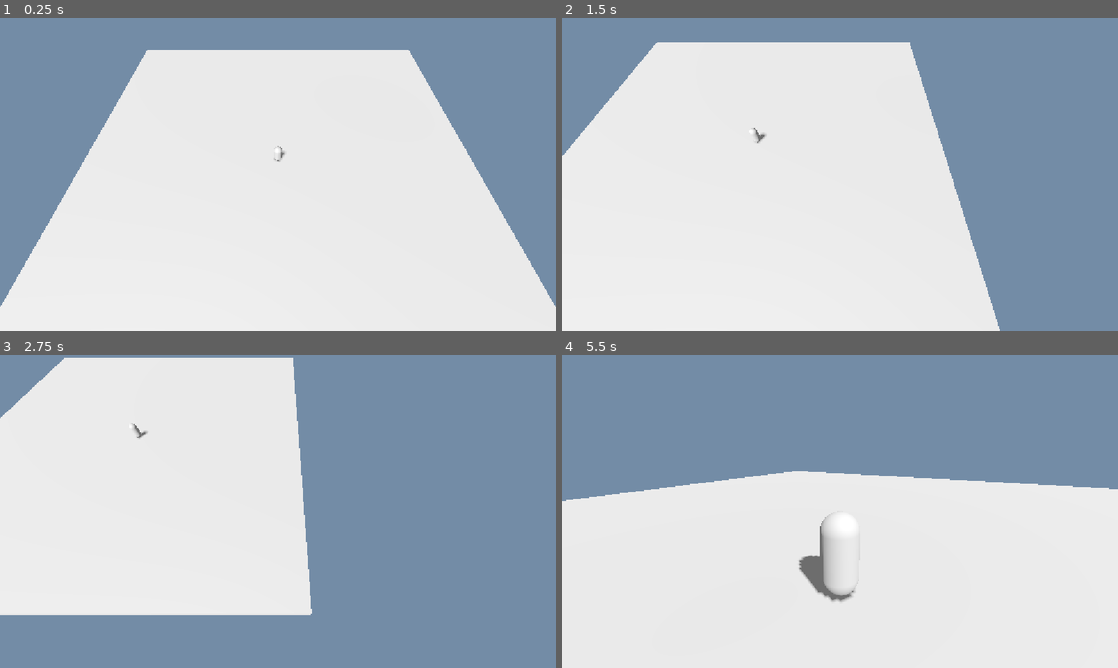
Above: before the commit, frames 1-4 (two rows, left to right).
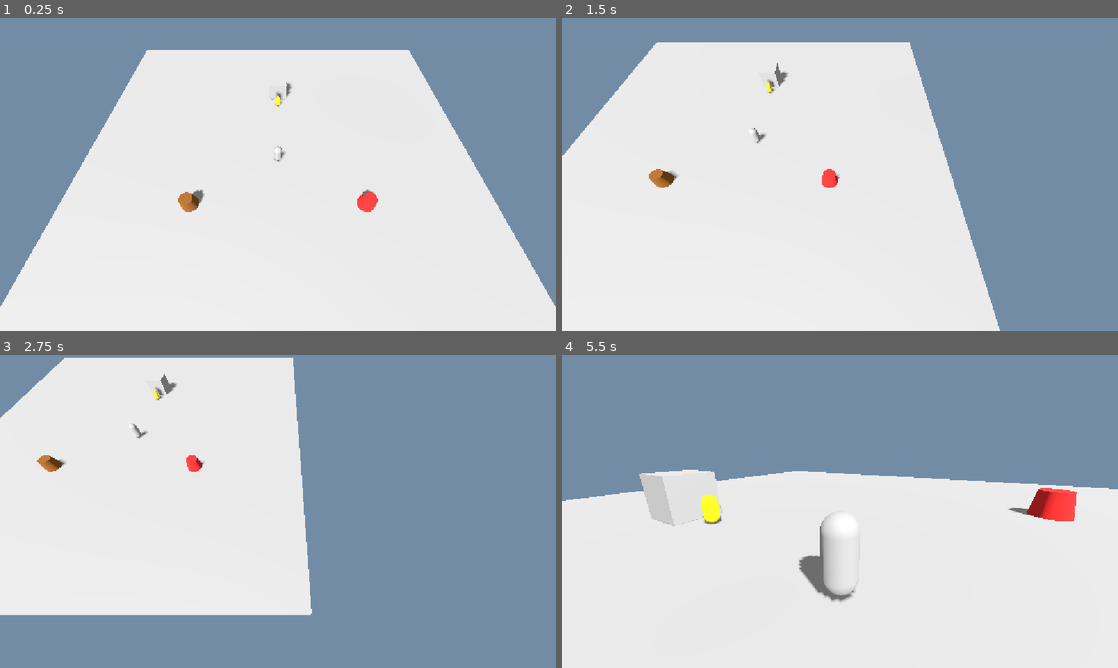
Above: after the commit, the same moments.

Repository: iMops019/commander-vs-monsters
Game: Godot game, scene res://scenes/main.tscn
The game is run twice, just before and just after one commit, with the same random seed, the same clock (stepped at 60 frames per second) and the same inputs.
Inputs (mouse positions are in pixels of both pictures, inside the frame that each line leads up to):
- Up to frame 1 (0.25 s): no input
- Up to frame 2 (1.5 s): tap Enter at 0.5 s; move the mouse to (962, 158) at 0.52 s; press the mouse at (962, 158) at 0.53 s; hold D (move_right) 0.53-1.28 s; tap Space (jump) at 0.77 s; right-click (962, 158) at 0.8 s; move the mouse to (728, 190) at 1.27 s; release the mouse at (728, 190) at 1.28 s; hold S (move_back) from 1.28 s (still down); right-click (728, 190) at 1.35 s
- Up to frame 3 (2.75 s): tap Space (jump) at 1.52 s; click (166, 527) at 1.55 s; move the mouse to (333, 442) at 2.02 s; release S (move_back) at 2.03 s; press the mouse at (333, 442) at 2.03 s; hold D (move_right) from 2.03 s (still down); right-click (333, 442) at 2.3 s
- Up to frame 4 (5.5 s): move the mouse to (812, 574) at 2.77 s; release D (move_right) at 2.78 s; release the mouse at (812, 574) at 2.78 s; hold W (move_forward) 2.78-3.53 s; right-click (812, 574) at 2.85 s; tap Space (jump) at 3.02, 3.77, 4.52 s; click (812, 574) at 3.05 s; move the mouse to (1006, 558) at 3.52 s; hold V (toggle_camera) 3.53-4.28 s; hold A (move_left) 3.53-5.03 s; click (1006, 558) at 3.67 s; right-click (1006, 558) at 3.8 s; move the mouse to (673, 464) at 4.27 s; tap Tab (toggle_view) at 4.35 s; click (673, 464) at 4.55 s; move the mouse to (845, 511) at 5.02 s; press the mouse at (845, 511) at 5.03 s; hold W (move_forward) from 5.03 s (still down); right-click (845, 511) at 5.3 s

The runs differ from the first frame. In frame 1, 0.5% of the frame differs, in the area x 32-68%, y 20-62%; in frame 2, 0.5%; in frame 3, 0.4%; in frame 4, 2.1%, in the area x 13-93%, y 36-55%.

Commit message:
Phase 2: worker AI, resource nodes, and RTS select/command
Adds gatherable wood/red-stone resource nodes and a worker unit with a
gather -> return -> deposit state machine. The Commander camera now
raycasts on click to select a worker and right-click to issue a
gather-at-node or plain move order. Deposits feed GameState's resource
counters via EventBus.

Co-Authored-By: Claude Sonnet 5 <noreply@anthropic.com>

Diff:
--- a/project.godot
+++ b/project.godot
@@ -11,9 +11,9 @@
 [application]
 
 config/name="Commander Vs Monsters"
+run/main_scene="res://scenes/main.tscn"
 config/features=PackedStringArray("4.7", "GL Compatibility")
 config/icon="res://icon.svg"
-run/main_scene="res://scenes/main.tscn"
 
 [autoload]
 
@@ -64,12 +64,12 @@
 }
 primary_action={
 "deadzone": 0.5,
-"events": [Object(InputEventMouseButton,"resource_local_to_s …(102 unchanged characters)… rl_pressed":false,"meta_pressed":false,"pressed":false,"double_click":false,"factor":1.0,"button_index":1,"canceled":false,"button_mask":0,"position":Vector2(0, 0),"global_position":Vector2(0, 0),"velocity":Vector2(0, 0),"script":null)
+"events": [Object(InputEventMouseButton,"resource_local_to_s …(102 unchanged characters)… rl_pressed":false,"meta_pressed":false,"button_mask":0,"position":Vector2(0, 0),"global_position":Vector2(0, 0),"factor":1.0,"button_index":1,"canceled":false,"pressed":false,"double_click":false,"script":null)
 ]
 }
 secondary_action={
 "deadzone": 0.5,
-"events": [Object(InputEventMouseButton,"resource_local_to_s …(102 unchanged characters)… rl_pressed":false,"meta_pressed":false,"pressed":false,"double_click":false,"factor":1.0,"button_index":2,"canceled":false,"button_mask":0,"position":Vector2(0, 0),"global_position":Vector2(0, 0),"velocity":Vector2(0, 0),"script":null)
+"events": [Object(InputEventMouseButton,"resource_local_to_s …(102 unchanged characters)… rl_pressed":false,"meta_pressed":false,"button_mask":0,"position":Vector2(0, 0),"global_position":Vector2(0, 0),"factor":1.0,"button_index":2,"canceled":false,"pressed":false,"double_click":false,"script":null)
 ]
 }
 
--- a/scenes/main.tscn
+++ b/scenes/main.tscn
@@ -1,8 +1,11 @@
-[gd_scene load_steps=9 format=3]
+[gd_scene load_steps=13 format=3]
 
 [ext_resource type="Script" path="res://scripts/hero.gd" id="1_hero"]
 [ext_resource type="Script" path="res://scripts/commander_camera.gd" id="2_cam"]
 [ext_resource type="Script" path="res://scripts/main.gd" id="3_main"]
+[ext_resource type="Script" path="res://scripts/stockpile.gd" id="4_stockpile"]
+[ext_resource type="PackedScene" path="res://scenes/worker.tscn" id="5_worker"]
+[ext_resource type="PackedScene" path="res://scenes/resource_node.tscn" id="6_resnode"]
 
 [sub_resource type="Environment" id="Environment_1"]
 background_mode = 1
@@ -24,6 +27,9 @@
 [sub_resource type="CapsuleShape3D" id="CapsuleShape3D_hero"]
 radius = 0.4
 height = 1.8
+
+[sub_resource type="BoxMesh" id="BoxMesh_stockpile"]
+size = Vector3(2, 2, 2)
 
 [node name="Main" type="Node3D"]
 script = ExtResource("3_main")
@@ -68,3 +74,21 @@
 rotation_degrees = Vector3(-60, 0, 0)
 current = true
 script = ExtResource("2_cam")
+
+[node name="Stockpile" type="Node3D" parent="."]
+position = Vector3(0, 0.5, -10)
+script = ExtResource("4_stockpile")
+
+[node name="MeshInstance3D" type="MeshInstance3D" parent="Stockpile"]
+position = Vector3(0, 1, 0)
+mesh = SubResource("BoxMesh_stockpile")
+
+[node name="Worker" parent="." instance=ExtResource("5_worker")]
+position = Vector3(0, 0.5, -8)
+
+[node name="WoodNode" parent="." instance=ExtResource("6_resnode")]
+position = Vector3(-8, 0.5, 5)
+
+[node name="RedStoneNode" parent="." instance=ExtResource("6_resnode")]
+position = Vector3(8, 0.5, 5)
+resource_type = "red_stone"
--- /dev/null
+++ b/scenes/resource_node.tscn
@@ -0,0 +1,23 @@
+[gd_scene load_steps=4 format=3]
+
+[ext_resource type="Script" path="res://scripts/resource_node.gd" id="1_script"]
+
+[sub_resource type="CylinderMesh" id="CylinderMesh_1"]
+top_radius = 0.6
+bottom_radius = 0.8
+height = 1.2
+
+[sub_resource type="CylinderShape3D" id="CylinderShape3D_1"]
+radius = 0.8
+height = 1.2
+
+[node name="ResourceNode" type="StaticBody3D"]
+script = ExtResource("1_script")
+
+[node name="MeshInstance3D" type="MeshInstance3D" parent="."]
+position = Vector3(0, 0.6, 0)
+mesh = SubResource("CylinderMesh_1")
+
+[node name="CollisionShape3D" type="CollisionShape3D" parent="."]
+position = Vector3(0, 0.6, 0)
+shape = SubResource("CylinderShape3D_1")
--- /dev/null
+++ b/scenes/worker.tscn
@@ -0,0 +1,32 @@
+[gd_scene load_steps=5 format=3]
+
+[ext_resource type="Script" path="res://scripts/worker.gd" id="1_script"]
+
+[sub_resource type="CapsuleMesh" id="CapsuleMesh_worker"]
+radius = 0.3
+height = 1.2
+
+[sub_resource type="CapsuleShape3D" id="CapsuleShape3D_worker"]
+radius = 0.3
+height = 1.2
+
+[sub_resource type="CylinderMesh" id="CylinderMesh_ring"]
+top_radius = 0.5
+bottom_radius = 0.5
+height = 0.02
+
+[node name="Worker" type="CharacterBody3D"]
+script = ExtResource("1_script")
+
+[node name="MeshInstance3D" type="MeshInstance3D" parent="."]
+position = Vector3(0, 0.6, 0)
+mesh = SubResource("CapsuleMesh_worker")
+
+[node name="CollisionShape3D" type="CollisionShape3D" parent="."]
+position = Vector3(0, 0.6, 0)
+shape = SubResource("CapsuleShape3D_worker")
+
+[node name="SelectionRing" type="MeshInstance3D" parent="."]
+position = Vector3(0, 0.02, 0)
+mesh = SubResource("CylinderMesh_ring")
+visible = false
--- a/scripts/commander_camera.gd
+++ b/scripts/commander_camera.gd
@@ -6,6 +6,7 @@
 const MAX_HEIGHT := 30.0
 
 var active := false
+var selected_worker: Node = null
 
 
 func _ready() -> void:
@@ -37,8 +38,49 @@
 func _unhandled_input(event: InputEvent) -> void:
 	if not active:
 		return
-	if event is InputEventMouseButton and event.pressed:
-		if event.button_index == MOUSE_BUTTON_WHEEL_UP:
+	if event.is_action_pressed("primary_action"):
+		_select_at(get_viewport().get_mouse_position())
+	elif event.is_action_pressed("secondary_action"):
+		_command_at(get_viewport().get_mouse_position())
+	elif event is InputEventMouseButton and event.pressed:
+		var mb := event as InputEventMouseButton
+		if mb.button_index == MOUSE_BUTTON_WHEEL_UP:
 			position.y = clampf(position.y - ZOOM_STEP, MIN_HEIGHT, MAX_HEIGHT)
-		elif event.button_index == MOUSE_BUTTON_WHEEL_DOWN:
+		elif mb.button_index == MOUSE_BUTTON_WHEEL_DOWN:
 			position.y = clampf(position.y + ZOOM_STEP, MIN_HEIGHT, MAX_HEIGHT)
+
+
+func _raycast(screen_pos: Vector2) -> Dictionary:
+	var from := project_ray_origin(screen_pos)
+	var to := from + project_ray_normal(screen_pos) * 1000.0
+	var query := PhysicsRayQueryParameters3D.create(from, to)
+	return get_world_3d().direct_space_state.intersect_ray(query)
+
+
+func _select_at(screen_pos: Vector2) -> void:
+	var result := _raycast(screen_pos)
+	var hit: Object = result.get("collider")
+	_set_selected(hit if hit != null and hit.is_in_group("workers") else null)
+
+
+func _command_at(screen_pos: Vector2) -> void:
+	if not is_instance_valid(selected_worker):
+		return
+	var result := _raycast(screen_pos)
+	if result.is_empty():
+		return
+	var collider: Object = result["collider"]
+	if collider.is_in_group("resource_nodes"):
+		selected_worker.command_gather(collider)
+	else:
+		selected_worker.command_move(result["position"])
+
+
+func _set_selected(worker: Object) -> void:
+	if selected_worker == worker:
+		return
+	if is_instance_valid(selected_worker):
+		selected_worker.set_selected(false)
+	selected_worker = worker
+	if is_instance_valid(selected_worker):
+		selected_worker.set_selected(true)
--- /dev/null
+++ b/scripts/resource_node.gd
@@ -0,0 +1,21 @@
+extends StaticBody3D
+
+@export var resource_type: String = "wood"
+@export var amount: int = 500
+
+@onready var mesh_instance: MeshInstance3D = $MeshInstance3D
+
+
+func _ready() -> void:
+	add_to_group("resource_nodes")
+	var material := StandardMaterial3D.new()
+	material.albedo_color = Color(0.45, 0.28, 0.12) if resource_type == "wood" else Color(0.7, 0.15, 0.15)
+	mesh_instance.material_override = material
+
+
+func harvest(units: int) -> int:
+	var taken := mini(units, amount)
+	amount -= taken
+	if amount <= 0:
+		queue_free()
+	return taken
--- /dev/null
+++ b/scripts/stockpile.gd
@@ -0,0 +1,5 @@
+extends Node3D
+
+
+func _ready() -> void:
+	add_to_group("stockpile")
--- /dev/null
+++ b/scripts/worker.gd
@@ -0,0 +1,121 @@
+extends CharacterBody3D
+
+enum State { IDLE, MOVING, GATHERING, RETURNING }
+
+const SPEED := 3.5
+const ARRIVE_DISTANCE := 1.2
+const GATHER_INTERVAL := 0.5
+const GATHER_AMOUNT := 1
+const CARRY_CAPACITY := 10
+
+@onready var mesh_instance: MeshInstance3D = $MeshInstance3D
+@onready var selection_ring: MeshInstance3D = $SelectionRing
+
+var state: State = State.IDLE
+var move_target: Vector3
+var target_resource: Node = null
+var resource_type: String = ""
+var carrying: int = 0
+var gather_timer: float = 0.0
+var stockpile: Node3D = null
+
+
+func _ready() -> void:
+	add_to_group("workers")
+
+	var body_material := StandardMaterial3D.new()
+	body_material.albedo_color = Color(0.85, 0.7, 0.1)
+	mesh_instance.material_override = body_material
+
+	var ring_material := StandardMaterial3D.new()
+	ring_material.albedo_color = Color(0.2, 1.0, 0.3)
+	ring_material.emission_enabled = true
+	ring_material.emission = Color(0.2, 1.0, 0.3)
+	selection_ring.material_override = ring_material
+
+	var stockpiles := get_tree().get_nodes_in_group("stockpile")
+	if not stockpiles.is_empty():
+		stockpile = stockpiles[0]
+
+
+func set_selected(value: bool) -> void:
+	selection_ring.visible = value
+
+
+func command_move(destination: Vector3) -> void:
+	target_resource = null
+	move_target = destination
+	state = State.MOVING
+
+
+func command_gather(node: Node) -> void:
+	target_resource = node
+	move_target = node.global_position
+	state = State.MOVING
+
+
+func _physics_process(delta: float) -> void:
+	match state:
+		State.MOVING:
+			_move_toward(move_target, delta)
+			if global_position.distance_to(move_target) <= ARRIVE_DISTANCE:
+				velocity.x = 0
+				velocity.z = 0
+				if is_instance_valid(target_resource):
+					resource_type = target_resource.resource_type
+					state = State.GATHERING
+					gather_timer = 0.0
+				else:
+					state = State.IDLE
+		State.GATHERING:
+			velocity.x = 0
+			velocity.z = 0
+			if not is_instance_valid(target_resource):
+				state = State.RETURNING if carrying > 0 else State.IDLE
+			else:
+				gather_timer += delta
+				if gather_timer >= GATHER_INTERVAL:
+					gather_timer = 0.0
+					var taken: int = target_resource.harvest(GATHER_AMOUNT)
+					carrying += taken
+					if taken == 0 or carrying >= CARRY_CAPACITY:
+						state = State.RETURNING
+		State.RETURNING:
+			if stockpile == null:
+				state = State.IDLE
+			else:
+				_move_toward(stockpile.global_position, delta)
+				if global_position.distance_to(stockpile.global_position) <= ARRIVE_DISTANCE:
+					velocity.x = 0
+					velocity.z = 0
+					if carrying > 0:
+						GameState.add_resource(resource_type, carrying)
+						carrying = 0
+					if is_instance_valid(target_resource):
+						move_target = target_resource.global_position
+						state = State.MOVING
+					else:
+						state = State.IDLE
+		State.IDLE:
+			velocity.x = 0
+			velocity.z = 0
+
+	if not is_on_floor():
+		velocity += get_gravity() * delta
+	else:
+		velocity.y = 0
+
+	move_and_slide()
+
+
+func _move_toward(destination: Vector3, _delta: float) -> void:
+	var to_target := destination - global_position
+	to_target.y = 0
+	if to_target.length() > ARRIVE_DISTANCE:
+		var direction := to_target.normalized()
+		velocity.x = direction.x * SPEED
+		velocity.z = direction.z * SPEED
+		look_at(global_position + direction, Vector3.UP)
+	else:
+		velocity.x = 0
+		velocity.z = 0
Not shown, added: scripts/commander_camera.gd.uid
Not shown, added: scripts/hero.gd.uid
Not shown, added: scripts/main.gd.uid
Not shown, changed: docs/ROADMAP.md
